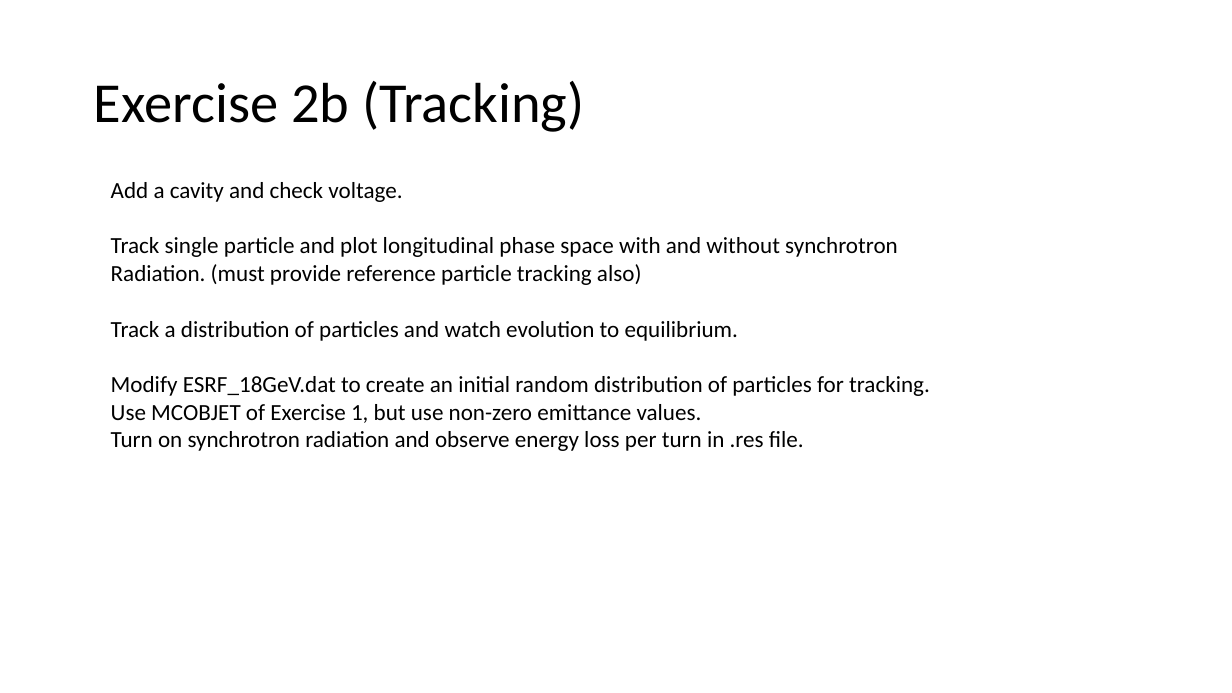
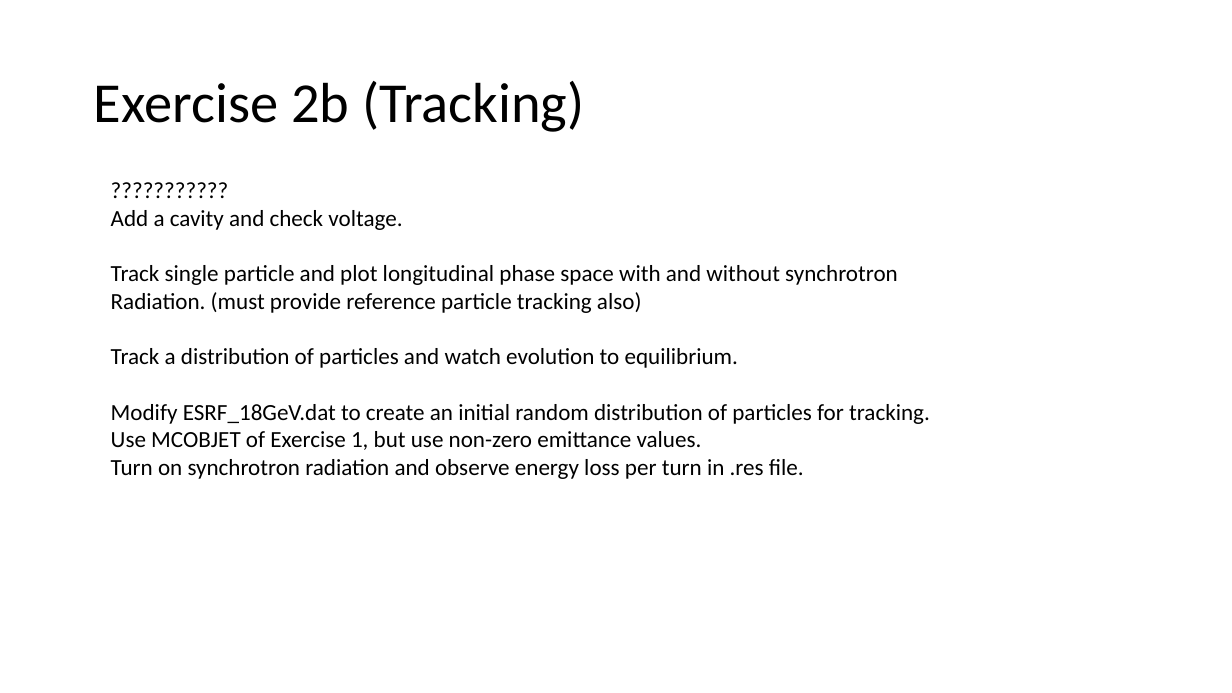
Before and after one commit to radiasoft/Zgoubi-Workshop, a slide deck: slide 18 of Tutorials/Tuesday/TutTu1/Tuesday Tutorial Slides.pptx (slide 13 before the commit). Drawn at 1232x693 pixels with LibreOffice and Linux fonts; fonts in the diff are those of the drawing. Boxes give left, top, right and bottom in pixels: in the first picture for what was removed or moved away, otherwise in the second. Text is boxed around its words. In the diff, an @@ line names an element or a change of style, - is before the commit and + after.

```diff
--- a/Tutorials/Tuesday/TutTu1/Tuesday Tutorial Slides.pptx
+++ b/Tutorials/Tuesday/TutTu1/Tuesday Tutorial Slides.pptx
@@ text at [111, 210, 930, 479]: paragraph added @@
+???????????
```
Also in this commit, not shown: 3 other slides changed, 10 slides added, 5 slides removed.
